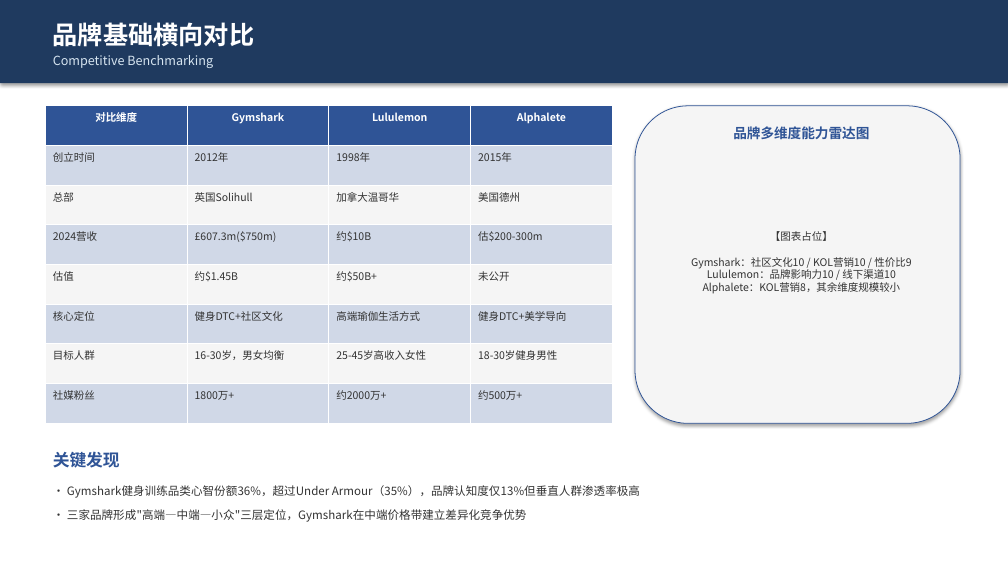
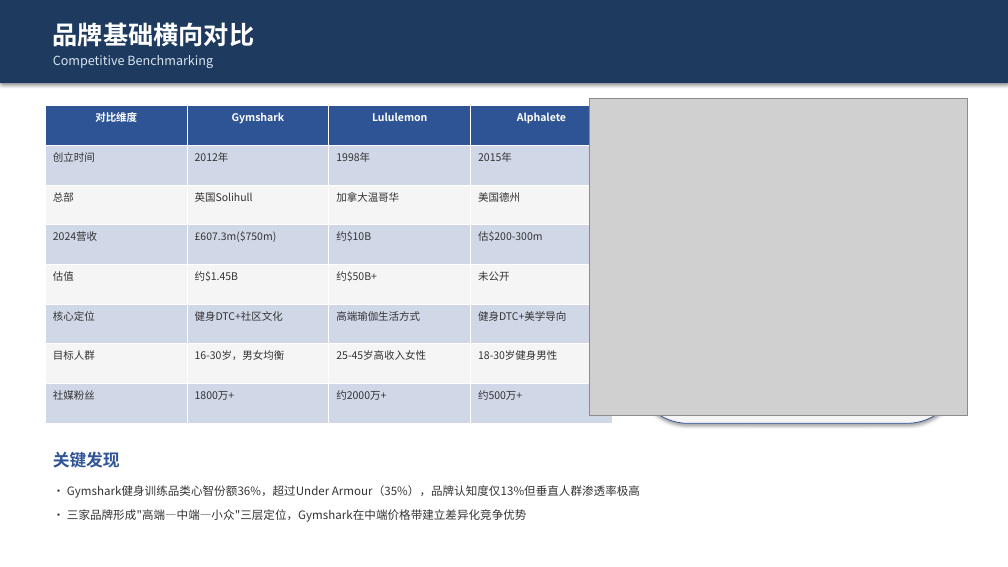
Before and after one commit to wdnmdlgb/Gymshark-Brand-Research, a slide deck: slide 4 of report/Gymshark品牌深度研究报告.pptx. Drawn at 1008x567 pixels with LibreOffice and Linux fonts; fonts in the diff are those of the drawing; grey boxes stand for pictures. Boxes give left, top, right and bottom in pixels: in the first picture for what was removed or moved away, otherwise in the second. Text is boxed around its words. In the diff, an @@ line names an element or a change of style, - is before the commit and + after.

Commit message:
Add interactive ECharts visualizations, chart PNGs, and update PPT with embedded charts
- Add 3 interactive ECharts HTML charts (radar/bar/pie) in charts/
- Add 3 chart PNG images in materials/
- Update PPT with embedded charts replacing placeholders
- Add chart generation script
- Update README with charts directory structure

```diff
--- a/report/Gymshark品牌深度研究报告.pptx
+++ b/report/Gymshark品牌深度研究报告.pptx
@@ picture added at (x1=590, y1=98, x2=968, y2=416) @@
@@ text removed at (x1=733, y1=126, x2=869, y2=139) @@
-品牌多维度能力雷达图
@@ text removed at (x1=691, y1=231, x2=911, y2=294) @@
-【图表占位】
-Gymshark：社区文化10 / KOL营销10 / 性价比9
-Lululemon：品牌影响力10 / 线下渠道10
-Alphalete：KOL营销8，其余维度规模较小
```
Also in this commit, not shown: 2 other slides changed, 8 other files.
